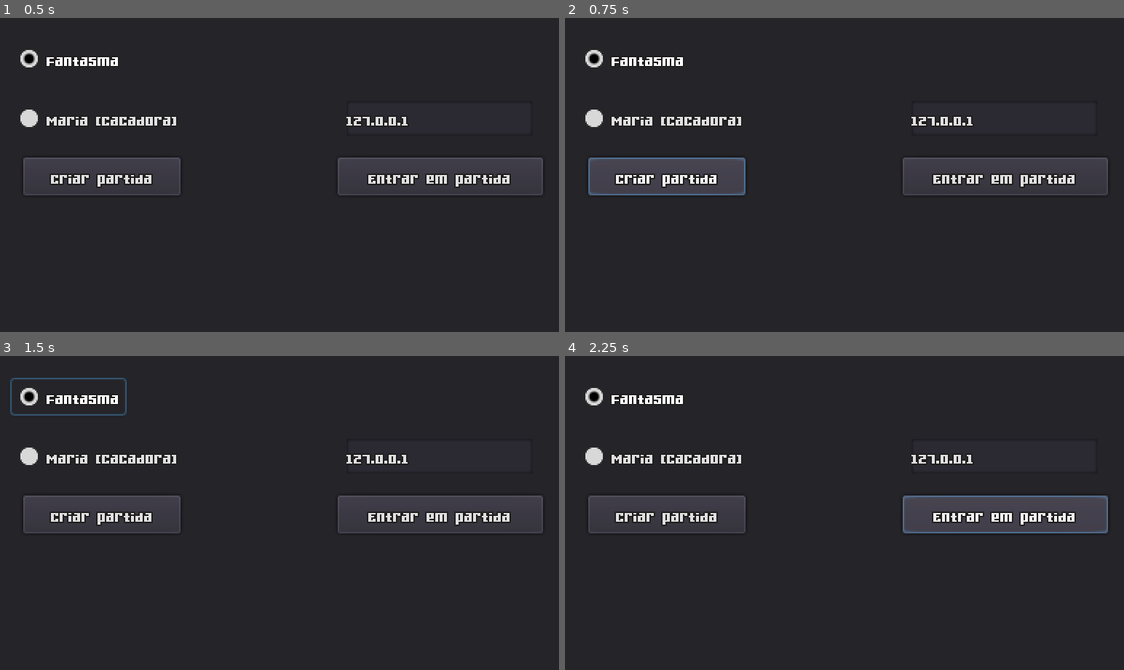
Above: before the commit, frames 1-4 (two rows, left to right).
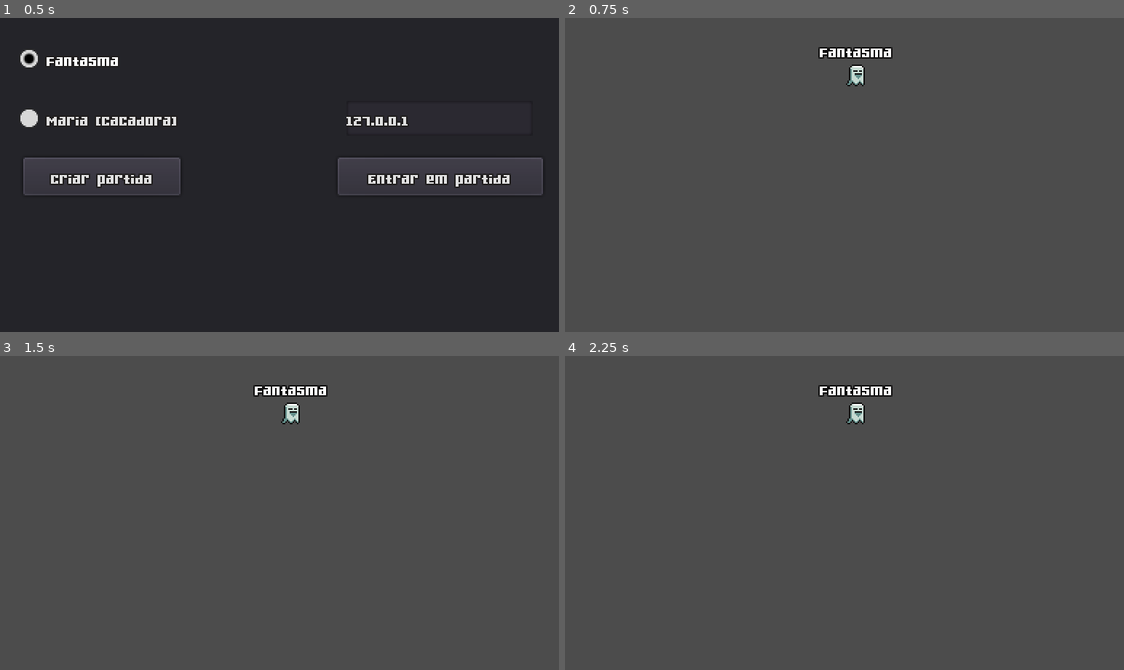
Above: after the commit, the same moments.

Repository: mephistia/haunt-and-seek
Game: Godot game, scene res://Scenes/Menu.tscn
Same seed, same stepped clock (60 frames per second), same inputs: the game is played once before the commit and once after it. The project has no main scene, so this scene is started directly.
Inputs (mouse positions are in pixels of both pictures, inside the frame that each line leads up to):
- Up to frame 1 (0.5 s): no input
- Up to frame 2 (0.75 s): click "Criar partida" at 0.5 s
- Up to frame 3 (1.5 s): click (67, 396) at 1.25 s, where only the run before the commit has a clickable "Fantasma"
- Up to frame 4 (2.25 s): click (1006, 513) at 2 s, where only the run before the commit has a clickable "Entrar em partida"

Frame 1 is identical in both runs. In frame 2, 94% of the frame differs, in the area x 0-100%, y 0-100%; in frame 3, 94%; in frame 4, 94%.
Error before the commit: Invalid get index 'text' (on base: 'null instance'). (res://Scenes/NetworkMenu.gd:15)

Commit message:
Instanciar fantasma em rede

Diff:
--- /dev/null
+++ b/Ghost.gd
@@ -0,0 +1,8 @@
+extends "res://Scenes/Player.gd"
+
+
+func _ready():
+	$AnimatedSprite.animation = "ghost"
+	speed = 75
+	player_name = 'Fantasma' # Mudar para nome digitado
+	.on_ready() # Chamar função pai ("super")
--- /dev/null
+++ b/Maria.gd
@@ -0,0 +1,7 @@
+extends "res://Scenes/Player.gd"
+
+
+func _ready():
+	$AnimatedSprite.animation = "maria"
+	player_name = 'Maria' # Mudar para nome digitado
+	.on_ready() # Chamar função pai ("super")
--- a/NetworkSingleton.gd
+++ b/NetworkSingleton.gd
@@ -5,9 +5,12 @@
 var levelPackedScene = preload("res://Scenes/Match.tscn")
 var levelInstance
 
+const MAX_PLAYERS = 2
+
 signal levelLoaded
 
-var playerScene = preload("res://Scenes/Player.tscn")
+var ghostScene = preload("res://Scenes/Ghost.tscn")
+var mariaScene = preload("res://Scenes/Maria.tscn")
 
 func _ready():
 	networkPeer.connect("peer_connected", self, "_peer_connected")
@@ -16,10 +19,10 @@
 	networkPeer.connect("server_disconnected", self, "_server_disconnected")
 	get_tree().connect("connection_failed", self, "_connection_failed")
 
-func create_server(port):
+func create_server(port, stateGhostCheck): # Verificar como usar o stateGhostCheck para criar o player
 	self.connect("levelLoaded", self, "server_setup_after_load")
 	get_tree().change_scene_to(levelPackedScene)
-	networkPeer.create_server(port, 2)
+	networkPeer.create_server(port, MAX_PLAYERS)
 
 func server_setup_after_load():
 	levelInstance = get_tree().current_scene
@@ -56,16 +59,20 @@
 
 func create_player(peerId):
 	var spawn
+	var newPlayer
+
+	# Mudar para de acordo com a seleção
+
 	if(peerId == 1):
 		spawn = levelInstance.get_node("Ghost_Spawn")
+		newPlayer = ghostScene.instance()
 	else:
 		spawn = levelInstance.get_node("Maria_Spawn")
+		newPlayer = mariaScene.instance()
 
-	var newPlayer = playerScene.instance();
 	newPlayer.set_network_master(peerId)
 	newPlayer.name = String(peerId)
 	newPlayer.position = spawn.position
-	newPlayer.rotation = spawn.rotation
 	levelInstance.add_child(newPlayer)
 
 func destroy_player(peerId):
--- /dev/null
+++ b/Scenes/Ghost.tscn
@@ -0,0 +1,7 @@
+[gd_scene load_steps=3 format=2]
+
+[ext_resource path="res://Ghost.gd" type="Script" id=1]
+[ext_resource path="res://Scenes/Player.tscn" type="PackedScene" id=2]
+
+[node name="Ghost" instance=ExtResource( 2 )]
+script = ExtResource( 1 )
--- /dev/null
+++ b/Scenes/Maria.tscn
@@ -0,0 +1,7 @@
+[gd_scene load_steps=3 format=2]
+
+[ext_resource path="res://Maria.gd" type="Script" id=1]
+[ext_resource path="res://Scenes/Player.tscn" type="PackedScene" id=2]
+
+[node name="Maria" instance=ExtResource( 2 )]
+script = ExtResource( 1 )
--- /dev/null
+++ b/Scenes/Match.gd
@@ -0,0 +1,4 @@
+extends Node2D
+
+func _ready():
+	NetworkSingleton.emit_signal("levelLoaded")
--- a/Scenes/Match.tscn
+++ b/Scenes/Match.tscn
@@ -1,9 +1,12 @@
-[gd_scene format=2]
+[gd_scene load_steps=2 format=2]
+
+[ext_resource path="res://Scenes/Match.gd" type="Script" id=1]
 
 [node name="Match" type="Node2D"]
+script = ExtResource( 1 )
 
 [node name="Ghost_Spawn" type="Node2D" parent="."]
-position = Vector2( 512, 64 )
+position = Vector2( 192, 32 )
 
 [node name="Maria_Spawn" type="Node2D" parent="."]
-position = Vector2( 512, 512 )
+position = Vector2( 192, 192 )
--- a/Scenes/NetworkMenu.gd
+++ b/Scenes/NetworkMenu.gd
@@ -1,21 +1,21 @@
 extends Panel
 
 onready var Host = get_node("Host")
-onready var HostPort = get_node("Host/Port")
-
 onready var Join = get_node("Join")
 onready var JoinAddress = get_node("Join/Address")
-onready var JoinPort = get_node("Join/Port")
+onready var GhostCheck = get_node("Host/Ghost_Check")
+
+var Port = 4242
+var stateGhostChecked
 
 func _ready():
 	Host.connect("button_down", self, "host_pressed")
 	Join.connect("button_down", self, "join_pressed")
+	stateGhostChecked = GhostCheck.pressed
 
 func host_pressed():
-	var Port = int(HostPort.text)
-	NetworkSingleton.create_server(Port)
+	NetworkSingleton.create_server(Port, stateGhostChecked) # Passa a seleção de personagem (bool se selecionou fantasma)
 
 func join_pressed():
 	var Address = JoinAddress.text
-	var Port = int(JoinPort.text)
 	NetworkSingleton.create_client(Address, Port)
--- a/Scenes/Player.gd
+++ b/Scenes/Player.gd
@@ -1,14 +1,27 @@
 extends Area2D
 
 export var speed = 100
+
 var player_name = 'Player'
 var screen_size
 
+export var items = []
+
 
 func _ready():
+	on_ready()
+
+func on_ready():
 	screen_size = get_viewport_rect().size
+	# Seta a config como de puppet (client), com nome customizável
+	rset_config("position", MultiplayerAPI.RPC_MODE_PUPPET)
+	rset_config("sprite", MultiplayerAPI.RPC_MODE_PUPPET)
+	$PlayerName.text = player_name
 
 func _process(delta):
+	on_process(delta)
+
+func on_process(delta):
 	var velocity = Vector2()  # Vetor de movimento
 	if Input.is_action_pressed("ui_right"):
 		velocity.x += 1
@@ -32,3 +45,11 @@
 	# Inverter sprite
 	if velocity.x != 0:
 		$AnimatedSprite.flip_h = velocity.x < 0
+
+	# Atualizar
+	if(is_network_master()):
+		_synchronize()
+
+func _synchronize():
+	rset("position", position) # Atualizar o valor da config
+	rset("sprite", $AnimatedSprite)
--- a/Scenes/Player.tscn
+++ b/Scenes/Player.tscn
@@ -1,8 +1,9 @@
-[gd_scene load_steps=6 format=2]
+[gd_scene load_steps=8 format=2]
 
 [ext_resource path="res://assets/characters/maria.png" type="Texture" id=1]
 [ext_resource path="res://assets/characters/ghost.png" type="Texture" id=2]
 [ext_resource path="res://Scenes/Player.gd" type="Script" id=3]
+[ext_resource path="res://assets/fonts/Gamer.ttf" type="DynamicFontData" id=4]
 
 [sub_resource type="SpriteFrames" id=1]
 animations = [ {
@@ -20,6 +21,12 @@
 [sub_resource type="RectangleShape2D" id=2]
 extents = Vector2( 5, 8 )
 
+[sub_resource type="DynamicFont" id=3]
+outline_size = 1
+outline_color = Color( 0.0705882, 0.0666667, 0.0666667, 1 )
+use_mipmaps = true
+font_data = ExtResource( 4 )
+
 [node name="Player" type="Area2D"]
 script = ExtResource( 3 )
 __meta__ = {
@@ -34,3 +41,15 @@
 [node name="CollisionShape2D" type="CollisionShape2D" parent="."]
 position = Vector2( 8, 8 )
 shape = SubResource( 2 )
+
+[node name="PlayerName" type="Label" parent="."]
+margin_left = -24.0
+margin_top = -16.0
+margin_right = 40.0
+custom_fonts/font = SubResource( 3 )
+text = "Player"
+align = 1
+__meta__ = {
+"_edit_use_anchors_": false,
+"_editor_description_": ""
+}
